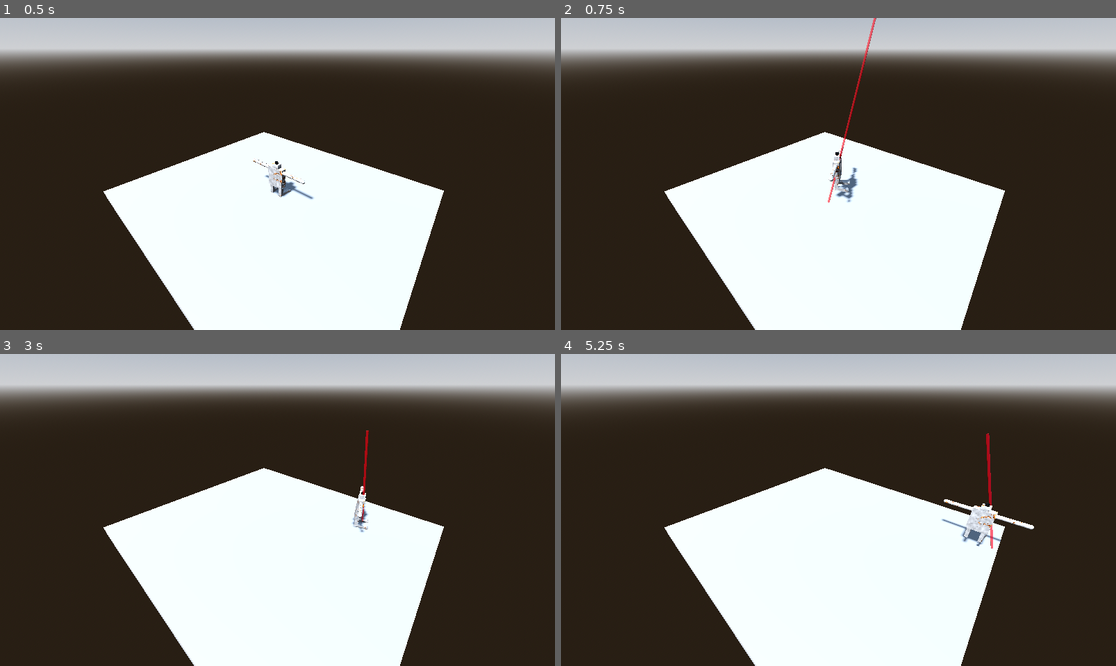
Above: before the commit, frames 1-4 (two rows, left to right).
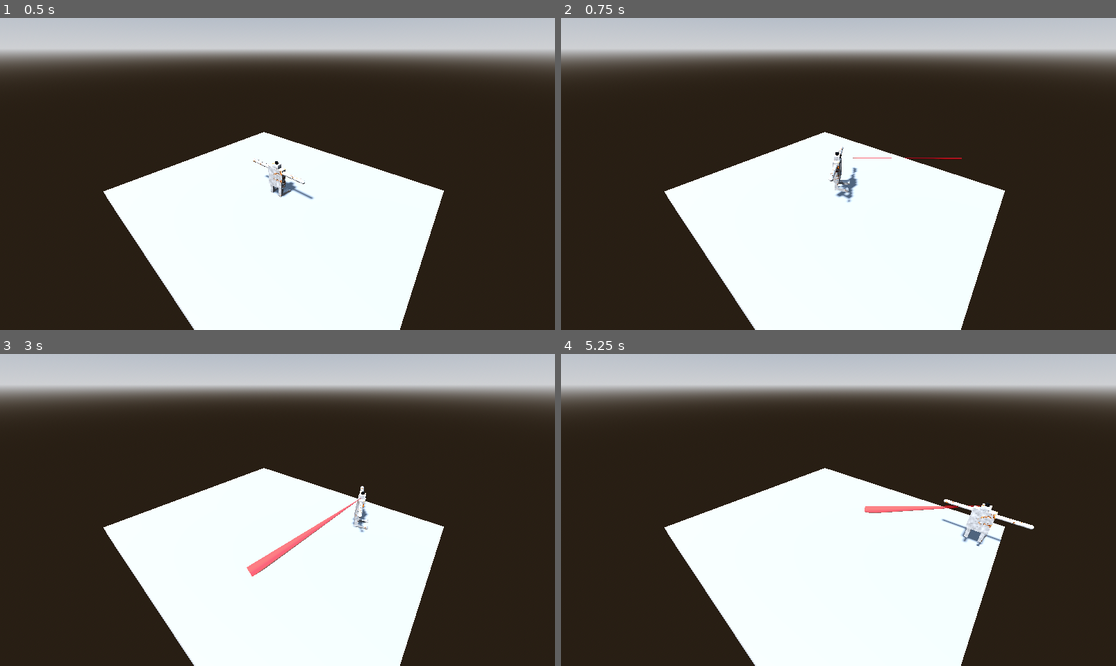
Above: after the commit, the same moments.

Repository: steven-thegamer/gmtk-game-jam-2024
Game: Godot game, scene res://main.tscn
Same seed, same stepped clock (60 frames per second), same inputs: the game is played once before the commit and once after it.
Inputs (mouse positions are in pixels of both pictures, inside the frame that each line leads up to):
- Up to frame 1 (0.5 s): no input
- Up to frame 2 (0.75 s): tap Enter (ui_accept) at 0.5 s; move the mouse to (960, 158) at 0.52 s; hold Right (ui_right) from 0.53 s (still down); hold F from 0.53 s (still down); click (960, 158) at 0.67 s
- Up to frame 3 (3 s): tap Enter (ui_accept) at 0.77, 1.52 s; move the mouse to (166, 525) at 1.27 s; release Right (ui_right) at 1.28 s; release F at 1.28 s; hold Down (ui_down) 1.28-2.03 s; tap Space at 1.35, 2.85 s; move the mouse to (333, 441) at 2.02 s; hold Right (ui_right) 2.03-2.78 s; hold F 2.03-2.78 s; move the mouse to (249, 572) at 2.77 s; hold Up (ui_up) from 2.78 s (still down); click (249, 572) at 2.92 s
- Up to frame 4 (5.25 s): tap Enter (ui_accept) at 3.02, 3.77, 4.52 s; move the mouse to (1005, 556) at 3.52 s; release Up (ui_up) at 3.53 s; hold F 3.53-4.28 s; hold Left (ui_left) 3.53-5.03 s; move the mouse to (672, 463) at 4.27 s; tap Space at 4.35 s; move the mouse to (866, 510) at 5.02 s; hold Down (ui_down) from 5.03 s (still down); hold F from 5.03 s (still down); click (866, 510) at 5.17 s

Frame 1 is identical in both runs. In frame 2, 0.3% of the frame differs, in the area x 48-73%, y 0-60%; in frame 3, 0.6%, in the area x 44-67%, y 24-72%; in frame 4, 0.4%.

Commit message:
Fixed laser rotation

Diff:
--- a/laser.gd
+++ b/laser.gd
@@ -1,8 +1,8 @@
-extends CSGCylinder3D
+extends Node3D
 
 @onready var target = $"../Target"
 
 func _process(delta: float) -> void:
 	var length = (target.global_position - global_position).length()
-	scale.y = length
-	look_at(target.global_position, Vector3.UP) # FIXME: DOES NOT WORK. NO IDEA HOW TO FIX
+	scale.z = length
+	look_at(target.global_position, Vector3.UP)
--- a/main.tscn
+++ b/main.tscn
@@ -82,12 +82,16 @@
 tween_resource = SubResource("Resource_ib1r3")
 camera_3d_resource = SubResource("Resource_bwifg")
 
-[node name="Laser" type="CSGCylinder3D" parent="."]
-transform = Transform3D(1, 0, 0, 0, 1, 0, 0, 0, 1, 6.23914, 0.970037, 8.81468)
+[node name="Target" type="Node3D" parent="."]
+transform = Transform3D(1, 0, 0, 0, 1, 0, 0, 0, 1, -3.26081, 1.65746, 0)
+
+[node name="Laser" type="Node3D" parent="."]
+transform = Transform3D(1, 0, 0, 0, 1, 0, 0, 0, 1, 4.7236, 1.65594, 1.4732)
 visible = false
-radius = 0.103
-height = 1.0
-material = SubResource("StandardMaterial3D_5vmvv")
 script = ExtResource("6_qb2kb")
 
-[node name="Target" type="Node3D" parent="."]
+[node name="Laser" type="CSGCylinder3D" parent="Laser"]
+transform = Transform3D(-1, 8.74228e-08, 3.82137e-15, 0, -4.37114e-08, 1, 8.74228e-08, 1, 4.37114e-08, 0, 0, -0.5)
+height = 1.0
+cone = true
+material = SubResource("StandardMaterial3D_5vmvv")
